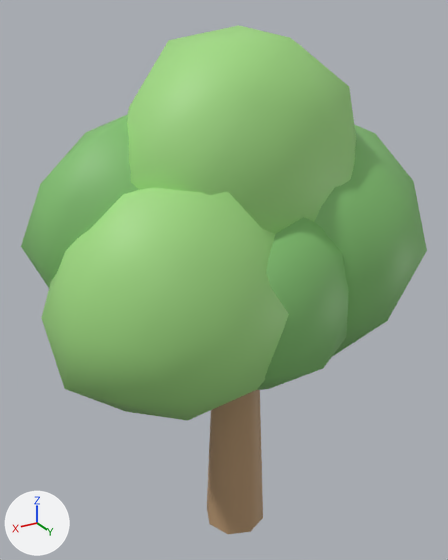
The FBX model Assets/CPW/Resources/Models/Env/Forest_Tree1.fbx: old version first, new version second.
Before and after are seen from a camera (50 mm lens) standing at (2.79, 4.42, 5.0) and looking at (0.02, -0.19, 2.69). Lighting does not change. The marker at lower left points along +X, +Y and +Z. The picture after the commit comes second. Where no turn or scale is listed for an object, it has been applied to the vertices.

The first picture shows 'Forest_Tree1'.
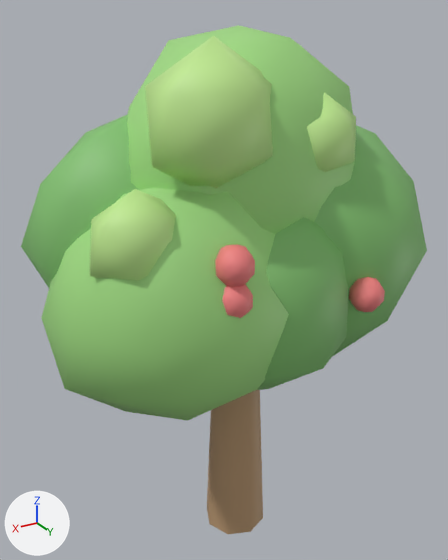
The change, as a list of edits to the scene's bpy script:
```text
Add mat_red:
    mat_red = principled_material('red')
    mat_red.base_color = (0.91, 0.227, 0.227)  # pink #f58383
    mat_red.roughness = 0.55
Add mat_leaf_light:
    mat_leaf_light = principled_material('leaf_light')
    mat_leaf_light.base_color = (0.541, 0.847, 0.29)  # green #c2ed93
    mat_leaf_light.roughness = 0.55
Change me_forest_tree1:
    used by ob_forest_tree1; location = (0.0, 0.0, 0.0)
    remove me_forest_tree1.from_pydata(...)  # 280 vertices, 528 faces; spans x -2.0..1.78, y -1.05..1.07, z 0.0..4.91
    add me_forest_tree1.from_pydata(...)  # 418 vertices, 780 faces; spans x -2.0..1.78, y -1.05..1.07, z 0.0..4.91
    me_forest_tree1 part 1: a new loose piece, a UV sphere (8 segments, 5 rings, poles along z) spanning x -0.89..-0.59, y 0.75..1.05, z 2.63..2.95, in mat_red (pink #f58383)
    me_forest_tree1 part 2: a new loose piece, a UV sphere (8 segments, 5 rings, poles along z) spanning x 0.45..0.75, y 0.75..1.05, z 2.9..3.22, in mat_red (pink #f58383)
    me_forest_tree1 part 3: a new loose piece, a UV sphere (8 segments, 5 rings, poles along z) spanning x 0.44..0.74, y 0.75..1.05, z 3.17..3.49, in mat_red (pink #f58383)
    me_forest_tree1 part 4
    36 vertices are added at x -0.79..1.54, y 0.22..0.86, z 3.14..4.86
    60 new faces join them, mat_leaf_light (green #c2ed93)
    add me_forest_tree1.materials.append(mat_leaf_light)  # green #c2ed93
    add me_forest_tree1.materials.append(mat_red)  # pink #f58383
```

Boxes [x1, y1, x2, y2] around the edits, measured in the pictures (448 x 560 px):
part 1 of me_forest_tree1, added (pink): after [349, 277, 385, 312]
part 2 of me_forest_tree1, added (pink): after [222, 284, 253, 318]
part 3 of me_forest_tree1, added (pink): after [215, 244, 255, 287]
part 4 of me_forest_tree1, added (green): after [90, 36, 356, 281]
